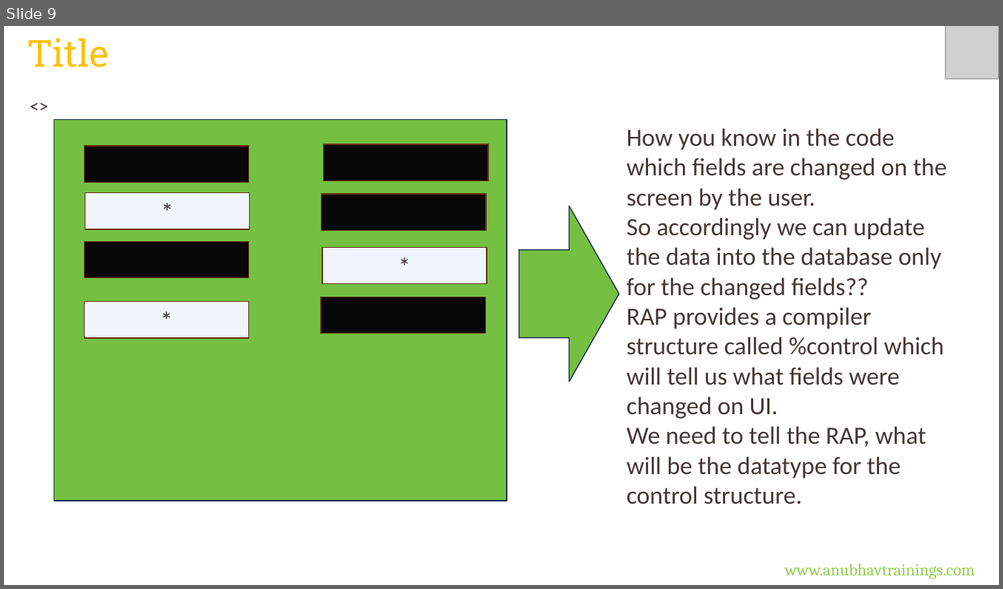
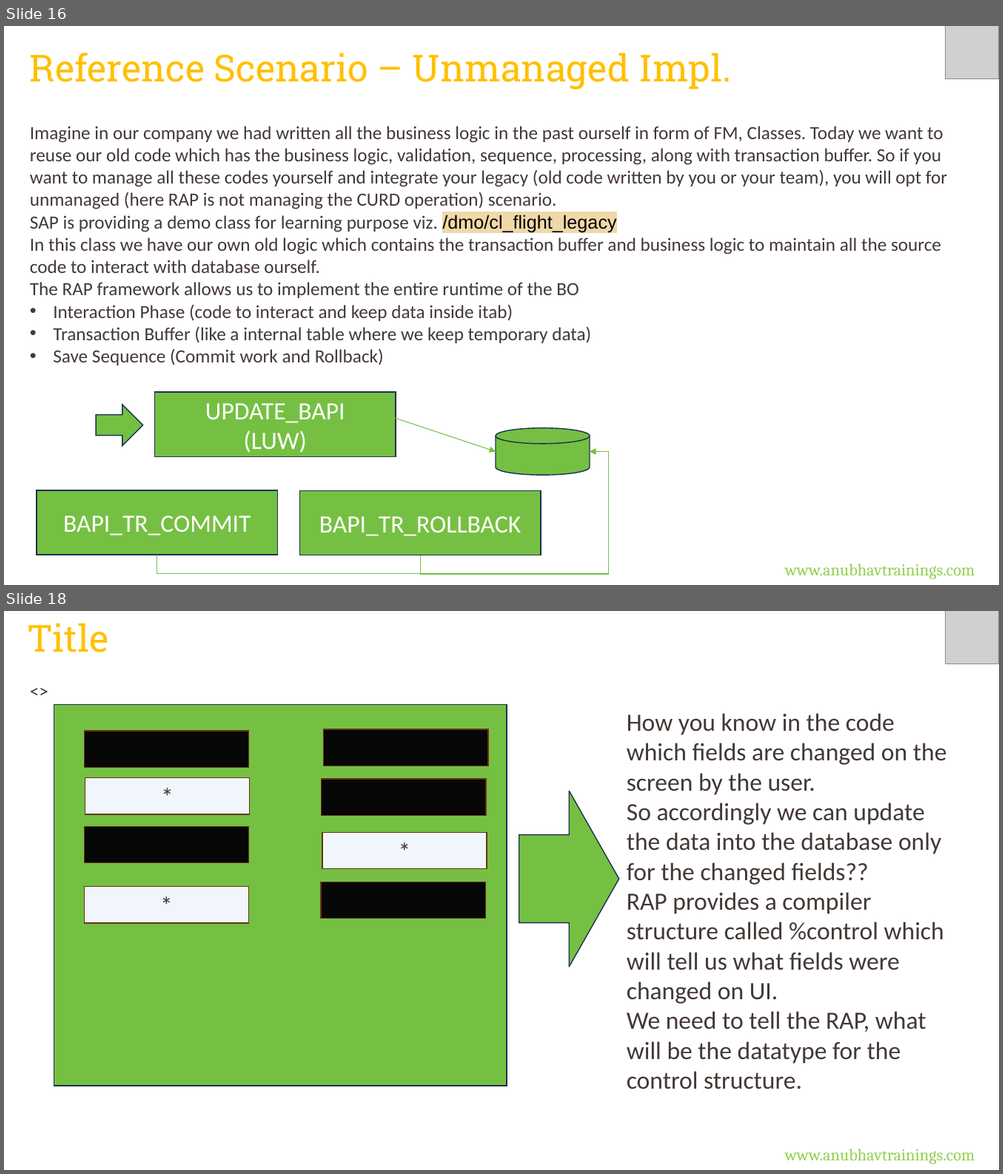
Before and after one commit to soyuztechnologies/CDS_AMDP_RAP_Training_60H, a slide deck: Day 16/DAY-16.pptx. Shown one above the other, each under a label of ours: slide 9 before the commit, slides 16 and 18 after it; the slides between them are not shown. The pictures are 1003x589 and 1003x1174 pixels, drawn with LibreOffice and Linux fonts; fonts in the diff are those of the drawing; grey boxes stand for pictures. Boxes give left, top, right and bottom in pixels: in the first picture for what was removed or moved away, otherwise in the second. Text is boxed around its words. In the diff, an @@ line names an element or a change of style, - is before the commit and + after.

Commit message:
Auto bot updater CDS_AMDP_RAP_Training_60H Course

```diff
--- a/Day 16/DAY-16.pptx
+++ b/Day 16/DAY-16.pptx
@@ slide 16 added at [4, 26, 999, 585], background #FFFFFF @@
@@ picture added at [945, 26, 999, 79] @@
@@ text added at [30, 53, 731, 90], 36 pt, text #FFC000 @@
+Reference Scenario – Unmanaged Impl.
@@ text added at [30, 126, 947, 366], 18 pt, text #433835 @@
+Imagine in our company we had written all the business logic in the past ourself in form of FM, Classes. Today we want to reuse our old code which has the business logic, validation, sequence, processing, along with transaction buffer. So if you want to manage all these codes yourself and integrate your legacy (old code written by you or your team), you will opt for unmanaged (here RAP is not managing the CURD operation) scenario.
+SAP is providing a demo class for learning purpose viz. /dmo/cl_flight_legacy
+In this class we have our own old logic which contains the transaction buffer and business logic to maintain all the source code to interact with database ourself.
+The RAP framework allows us to implement the entire runtime of the BO
+• Interaction Phase (code to interact and keep data inside itab)
+• Transaction Buffer (like a internal table where we keep temporary data)
+• Save Sequence (Commit work and Rollback)
@@ rectangle added at [155, 392, 395, 457], fill #75C042, outline #1C3052 1 pt, 24 pt, text #FFFFFF @@
+UPDATE_BAPI
+(LUW)
@@ right arrow added at [96, 405, 143, 446], fill #75C042, outline #1C3052 1 pt @@
@@ arrow added from (390, 417) to (495, 452), #75C042 0.75 pt @@
@@ cylinder added at [495, 428, 589, 475], fill #75C042, outline #1C3052 1 pt @@
@@ elbow arrow added from (157, 556) to (589, 452), #75C042 0.75 pt @@
@@ elbow arrow added from (420, 556) to (589, 452), #75C042 0.75 pt @@
@@ rectangle added at [37, 491, 278, 556], fill #75C042, outline #1C3052 1 pt, 24 pt, text #FFFFFF @@
+BAPI_TR_COMMIT
@@ rectangle added at [299, 491, 540, 557], fill #75C042, outline #1C3052 1 pt, 24 pt, text #FFFFFF @@
+BAPI_TR_ROLLBACK
@@ text added at [785, 564, 974, 580], 16 pt, text #92D050 @@
+www.anubhavtrainings.com
@@ what was slide 9 is now slide 18 @@
```
Also in this commit, not shown: 1 slide changed, 14 other slides added, 6 other files.
